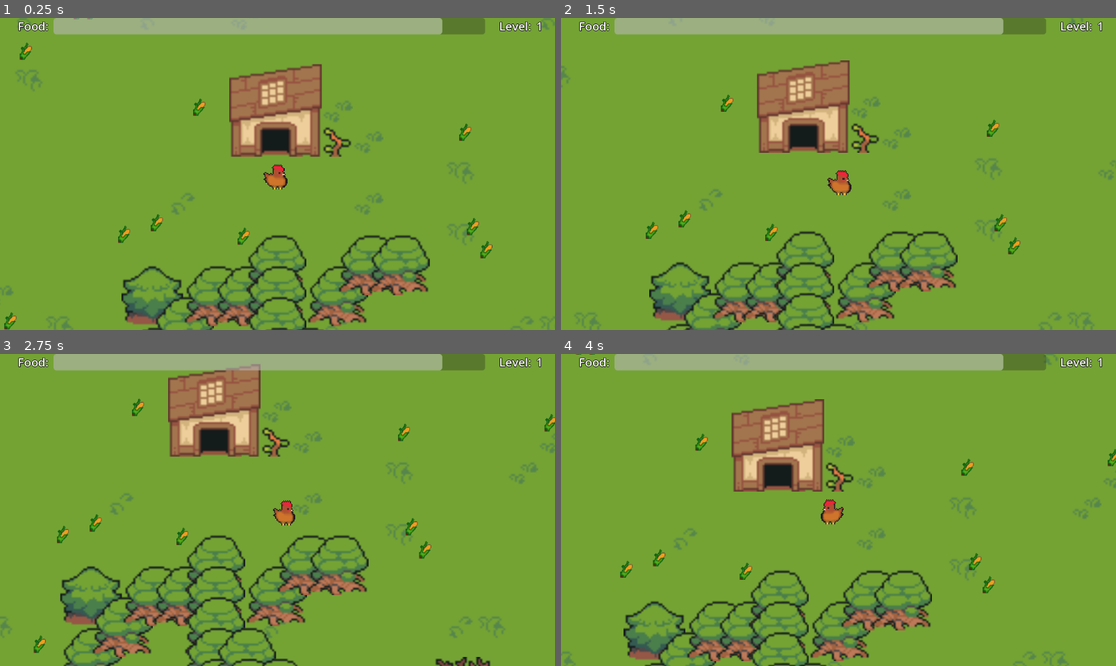
Above: before the commit, frames 1-4 (two rows, left to right).
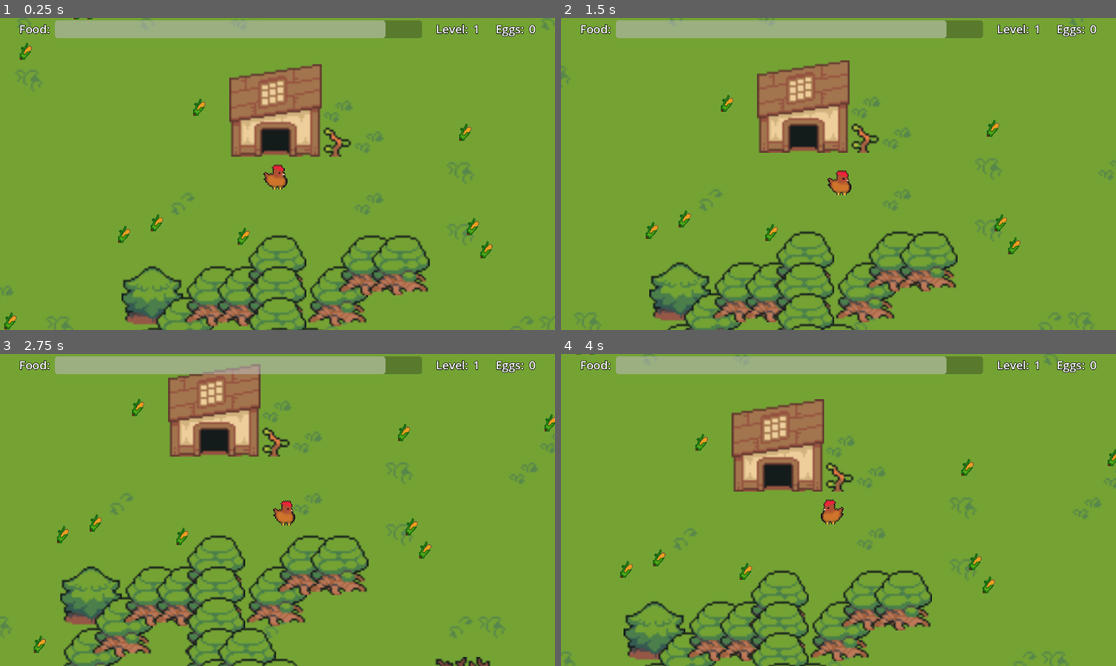
Above: after the commit, the same moments.

Repository: jackfruitgames/chickeeen
Game: Godot game, scene res://scenes/outdoors/outdoors.tscn
Two runs of this game, one before a commit and one after it. Both use one fixed random seed, a clock stepped at 60 frames per second and the inputs below.
Inputs:
- Up to frame 1 (0.25 s): no input
- Up to frame 2 (1.5 s): tap Enter at 0.5 s; hold Right (move_right) 0.53-1.28 s; tap E (lay_egg) at 0.6 s; hold Down (move_down) from 1.28 s (still down); tap Q (sleep) at 1.35 s
- Up to frame 3 (2.75 s): release Down (move_down) at 2.03 s; hold Right (move_right) from 2.03 s (still down); tap E (lay_egg) at 2.1 s
- Up to frame 4 (4 s): release Right (move_right) at 2.78 s; hold Up (move_up) 2.78-3.53 s; tap Q (sleep) at 2.85 s; hold Left (move_left) from 3.53 s (still down); tap E (lay_egg) at 3.6 s

The runs differ from the first frame. In frame 1, 2.8% of the frame differs, in the area x 3-98%, y 0-7%; in frame 2, 2.8%; in frame 3, 2.8%; in frame 4, 2.8%.

Commit message:
🖼🥚: UI for eggs

Diff:
--- a/scenes/ui/UpdateLevel.gd
+++ b/scenes/ui/UpdateLevel.gd
@@ -2,4 +2,4 @@
 
 func _process(delta):
 	# spaces are a hacky way for padding. TODO: Find a better solution :)
-	text = str(GameState.level) + "    "
+	text = str(GameState.level)
--- a/scenes/ui/ui.tscn
+++ b/scenes/ui/ui.tscn
@@ -1,8 +1,9 @@
-[gd_scene load_steps=4 format=3 uid="uid://80jawqck3m24"]
+[gd_scene load_steps=5 format=3 uid="uid://80jawqck3m24"]
 
-[ext_resource type="LabelSettings" uid="uid://b3dnwdl6xc1h6" path="res://scenes/ui/uiLabelStyle.tres" id="1_5dksh"]
+[ext_resource type="LabelSettings" path="res://scenes/ui/uiLabelStyle.tres" id="1_5dksh"]
 [ext_resource type="Script" path="res://scenes/ui/UpdateLevel.gd" id="2_fv3t8"]
 [ext_resource type="Script" path="res://scenes/ui/UpdateFoodProgress.gd" id="2_vufxw"]
+[ext_resource type="Script" path="res://scenes/ui/updateEggsValue.gd" id="4_6nopd"]
 
 [node name="UILayer" type="CanvasLayer"]
 
@@ -18,12 +19,15 @@
 layout_mode = 1
 anchors_preset = 10
 anchor_right = 1.0
-offset_bottom = 26.0
+offset_left = 40.0
+offset_top = 5.0
+offset_right = -40.0
+offset_bottom = 42.0
 grow_horizontal = 2
 
 [node name="FoodLabel" type="Label" parent="ui/HBoxContainer"]
 layout_mode = 2
-text = "      Food: "
+text = "Food: "
 label_settings = ExtResource("1_5dksh")
 
 [node name="ProgressBar" type="ProgressBar" parent="ui/HBoxContainer"]
@@ -41,6 +45,22 @@
 
 [node name="LevelValueLabel" type="Label" parent="ui/HBoxContainer"]
 layout_mode = 2
+text = "0"
+label_settings = ExtResource("1_5dksh")
+script = ExtResource("2_fv3t8")
+
+[node name="SpacerLabel" type="Label" parent="ui/HBoxContainer"]
+layout_mode = 2
+text = "    "
+label_settings = ExtResource("1_5dksh")
+
+[node name="EggsLabel" type="Label" parent="ui/HBoxContainer"]
+layout_mode = 2
+text = "Eggs: "
+label_settings = ExtResource("1_5dksh")
+
+[node name="EggsValueLabel" type="Label" parent="ui/HBoxContainer"]
+layout_mode = 2
 text = "0    "
 label_settings = ExtResource("1_5dksh")
-script = ExtResource("2_fv3t8")
+script = ExtResource("4_6nopd")
--- /dev/null
+++ b/scenes/ui/updateEggsValue.gd
@@ -0,0 +1,5 @@
+extends Label
+
+
+func _process(delta):
+	text = str(GameState.eggs)
